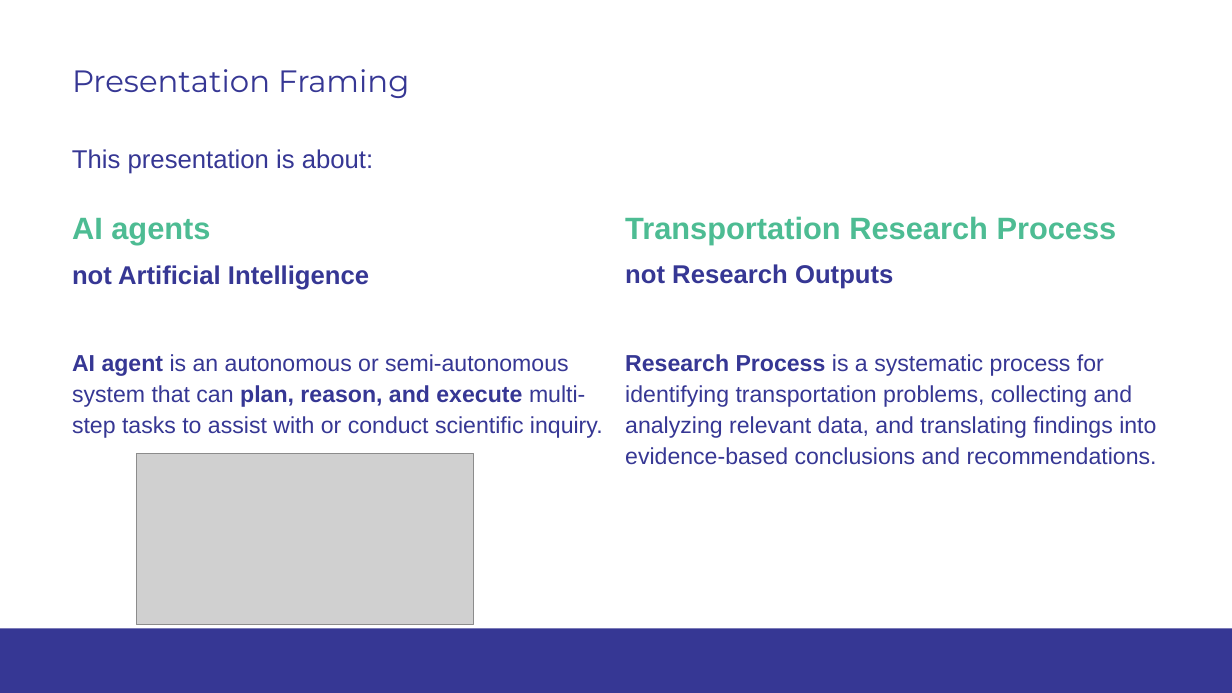
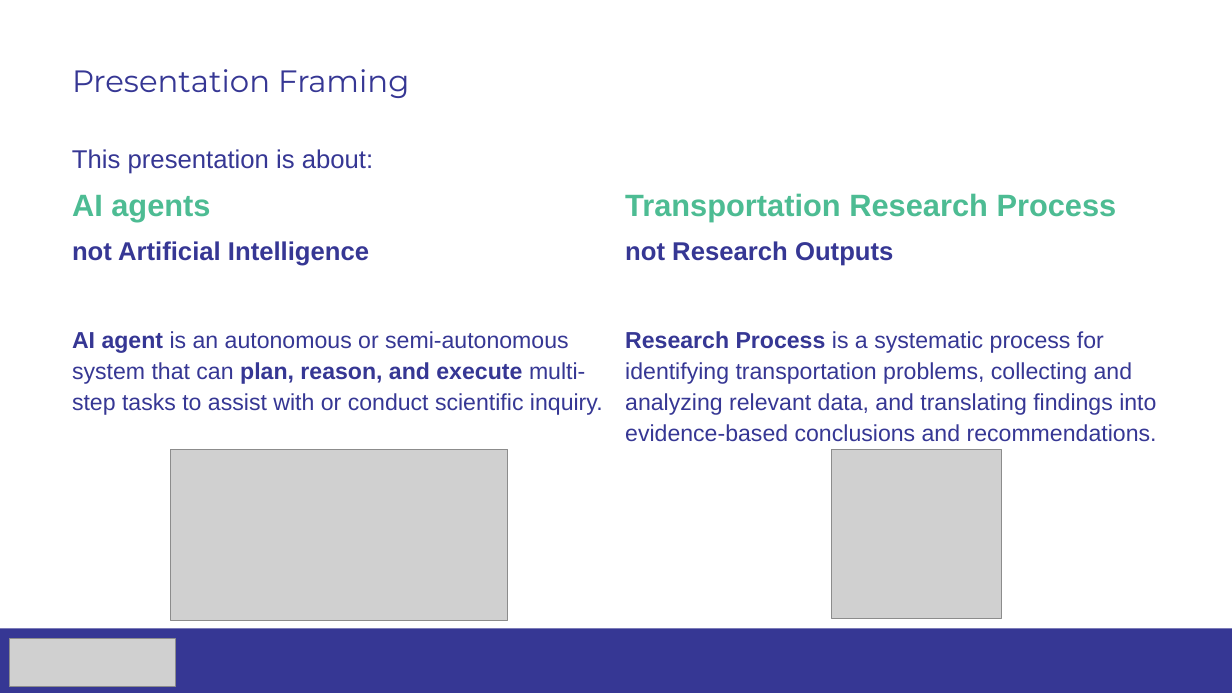
Before and after one commit to DmitryPavlyuk/TRA2026, a slide deck: slide 2 of TRA_2026_pavlyuk.pptx. Drawn at 1232x693 pixels with LibreOffice and Linux fonts; fonts in the diff are those of the drawing; grey boxes stand for pictures; background and template pictures are left out. Boxes give left, top, right and bottom in pixels: in the first picture for what was removed or moved away, otherwise in the second. Text is boxed around its words. In the diff, an @@ line names an element or a change of style, - is before the commit and + after.

```diff
--- a/TRA_2026_pavlyuk.pptx
+++ b/TRA_2026_pavlyuk.pptx
@@ text "AI agents": place and size @@
-text "AI agents" at box(72, 218, 603, 438)
+text "AI agents" at box(72, 195, 603, 415)
@@ text "Transportation Research Process": place and size @@
-text "Transportation Research Process" at box(625, 216, 1157, 465)
+text "Transportation Research Process" at box(625, 193, 1157, 442)
@@ picture: place and size @@
-picture at box(137, 454, 474, 625)
+picture at box(171, 449, 508, 620)
@@ picture added at box(832, 449, 1002, 618) @@
@@ picture added at box(9, 639, 175, 687) @@
```
Also in this commit, not shown: 16 other slides changed, 1 other file.
